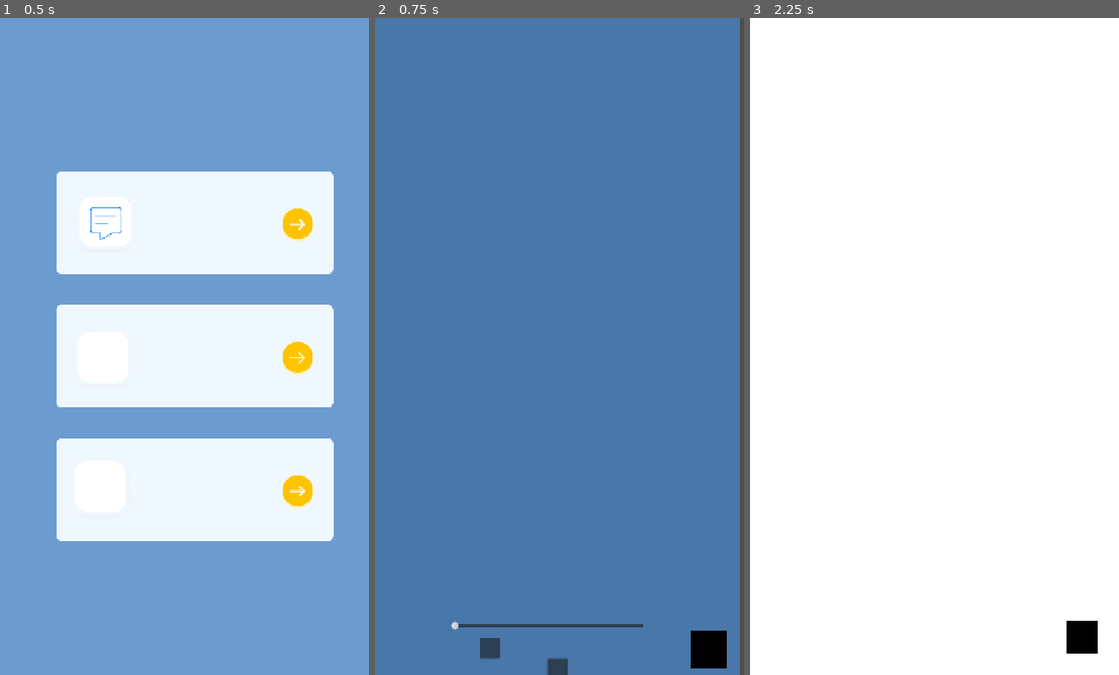
Above: before the commit, frames 1-3 (left to right).
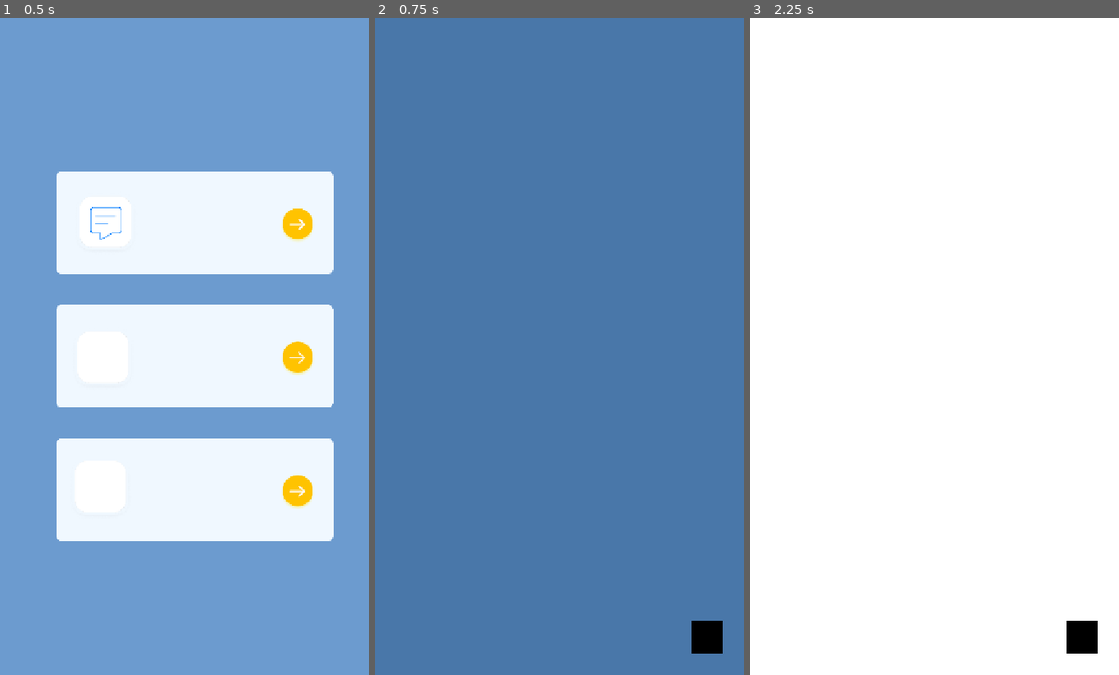
Above: after the commit, the same moments.

Repository: ken1-hub/Oasis-of-the-soul
Game: Godot game, scene res://assets/scenes/oasis_ui.tscn
The game is run twice, just before and just after one commit, with the same random seed, the same clock (stepped at 60 frames per second) and the same inputs. Sound files missing from this copy of the repository are replaced by a short silence.
Inputs (mouse positions are in pixels of both pictures, inside the frame that each line leads up to; where the layout moved, square brackets give the same spot in the first picture):
- Up to frame 1 (0.5 s): no input
- Up to frame 2 (0.75 s): click (673, 359) at 0.5 s
- Up to frame 3 (2.25 s): click (1082, 635) [1085, 648] at 1.25 s; click (1048, 228) at 2 s

Frame 1 is identical in both runs. In frame 2, 2.1% of the frame differs, in the area x 20-100%, y 0-100%; in frame 3, nothing differs.

Commit message:
Revert "冥想音乐播放 有点卡"
This reverts commit acef8ce8417db2a8b69fe72db0f2f5321fad252d.

Diff:
--- a/oasis-of-the-soul/assets/scenes/music_player.gd
+++ /dev/null
@@ -1,32 +0,0 @@
-extends Panel
-
-@onready var player = $AudioPlayer
-@onready var seek_bar = $SeekBar
-@onready var time_label = $TimeLabel
-
-var is_dragging = false
-
-func _ready():
-	seek_bar.drag_started.connect(func(): is_dragging = true)
-	seek_bar.drag_ended.connect(func(_v): is_dragging = false)
-	seek_bar.value_changed.connect(_on_seek_bar_dragged)
-	seek_bar.max_value = 100
-
-func _process(_delta):
-	if player.playing and not is_dragging:
-		var duration = player.stream.get_length()
-		if duration > 0:
-			var pos = player.get_playback_position()
-			seek_bar.value = (pos / duration) * 100.0
-			time_label.text = "%02d:%02d / %02d:%02d" % [pos/60, int(pos)%60, duration/60, int(duration)%60]
-
-func _on_seek_bar_dragged(value: float):
-	if player.stream:
-		var duration = player.stream.get_length()
-		player.seek((value / 100.0) * duration)
-
-func _on_play_button_pressed():
-	if player.playing:
-		player.stop()
-	else:
-		player.play()
--- a/oasis-of-the-soul/assets/scenes/scene_meditation_relax.tscn
+++ b/oasis-of-the-soul/assets/scenes/scene_meditation_relax.tscn
@@ -1,8 +1,6 @@
-[gd_scene load_steps=4 format=3 uid="uid://5nifo4kn0ycy"]
+[gd_scene load_steps=2 format=3 uid="uid://5nifo4kn0ycy"]
 
 [ext_resource type="Script" uid="uid://dovop1y8qr8ux" path="res://assets/scripts/scene_meditation_relax.gd" id="1_4hj56"]
-[ext_resource type="Script" uid="uid://8bjxlqponu8d" path="res://assets/scenes/music_player.gd" id="2_4vj2e"]
-[ext_resource type="AudioStream" uid="uid://dr2b14yqg8vk1" path="res://assets/music/inochinonamae.ogg" id="3_4hj56"]
 
 [node name="meditation_relax" type="Control"]
 layout_mode = 3
@@ -18,79 +16,25 @@
 anchors_preset = 15
 anchor_right = 1.0
 anchor_bottom = 1.0
-offset_left = -8.0
-offset_right = -8.0
 grow_horizontal = 2
 grow_vertical = 2
 color = Color(0.28614834, 0.46571213, 0.66133046, 1)
 
-[node name="Control" type="Control" parent="."]
-anchors_preset = 0
-offset_right = 40.0
-offset_bottom = 40.0
-
-[node name="Return" type="ColorRect" parent="Control"]
+[node name="Return" type="ColorRect" parent="."]
 layout_mode = 0
-offset_left = 616.0
-offset_top = 1192.0
-offset_right = 688.0
-offset_bottom = 1266.0
+offset_left = 618.0
+offset_top = 1174.0
+offset_right = 680.0
+offset_bottom = 1240.0
 color = Color(0, 0, 0, 1)
 
-[node name="Button_return" type="Button" parent="Control"]
+[node name="Button_return" type="Button" parent="Return"]
 self_modulate = Color(1, 1, 1, 0)
 layout_mode = 1
 anchors_preset = 15
 anchor_right = 1.0
 anchor_bottom = 1.0
-offset_left = 632.0
-offset_top = 1208.0
-offset_right = 632.0
-offset_bottom = 1208.0
 grow_horizontal = 2
 grow_vertical = 2
 
-[node name="MusicPlayer" type="Panel" parent="."]
-layout_mode = 1
-anchors_preset = 7
-anchor_left = 0.5
-anchor_top = 1.0
-anchor_right = 0.5
-anchor_bottom = 1.0
-offset_left = -24.0
-offset_top = -32.0
-offset_right = 16.0
-offset_bottom = 8.0
-grow_horizontal = 2
-grow_vertical = 0
-script = ExtResource("2_4vj2e")
-
-[node name="AudioPlayer" type="AudioStreamPlayer2D" parent="MusicPlayer"]
-position = Vector2(32, -24)
-stream = ExtResource("3_4hj56")
-
-[node name="SeekBar" type="HSlider" parent="MusicPlayer"]
-layout_mode = 1
-anchors_preset = -1
-anchor_bottom = 0.4
-offset_left = -188.0
-offset_top = -72.0
-offset_right = 188.0
-offset_bottom = -72.0
-
-[node name="TimeLabel" type="Label" parent="MusicPlayer"]
-layout_mode = 1
-anchors_preset = -1
-anchor_left = 4.9
-anchor_top = -1.8000001
-anchor_right = 5.9
-anchor_bottom = -1.225
-
-[node name="PlayButton" type="Button" parent="MusicPlayer"]
-layout_mode = 0
-offset_left = -132.0
-offset_top = -40.0
-offset_right = -92.0
-
-[connection signal="pressed" from="Control/Button_return" to="." method="_on_button_return_pressed"]
-[connection signal="pressed" from="MusicPlayer/PlayButton" to="MusicPlayer" method="_on_play_button_pressed"]
+[connection signal="pressed" from="Return/Button_return" to="." method="_on_button_return_pressed"]
--- a/oasis-of-the-soul/project.godot
+++ b/oasis-of-the-soul/project.godot
@@ -20,7 +20,6 @@
 window/size/viewport_width=720
 window/size/viewport_height=1280
 window/stretch/mode="canvas_items"
-window/stretch/aspect="expand"
 
 [input_devices]
 
Not shown, removed: oasis-of-the-soul/assets/music/inochinonamae.ogg.import
Not shown, removed: oasis-of-the-soul/assets/scenes/music_player.gd.uid
Not shown, removed: oasis-of-the-soul/assets/music/inochinonamae.ogg
Not shown, changed: oasis-of-the-soul/assets/music/広橋真紀子 - いのちの名前.ncm
